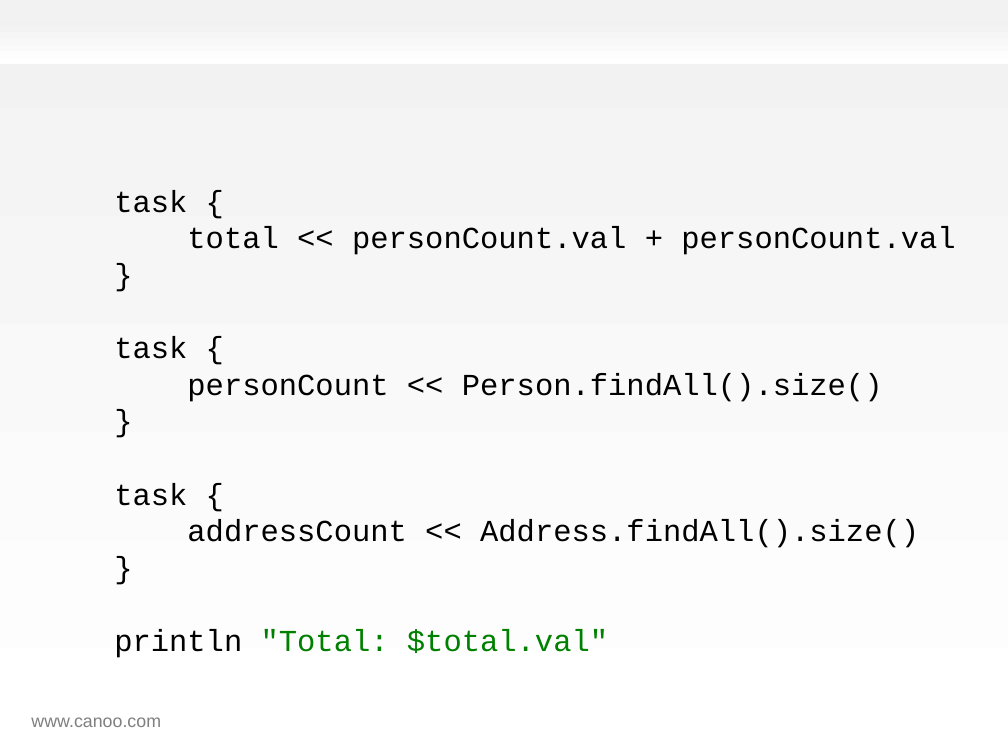
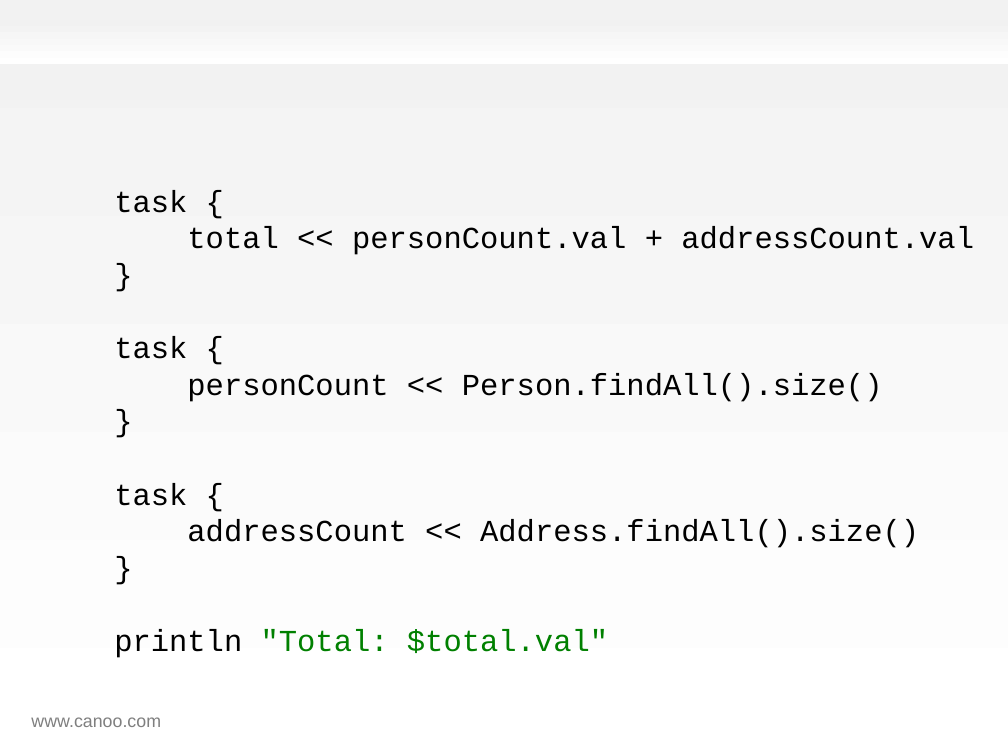
Before and after one commit to HamletDRC/presentations, a slide deck: slide 137 of effectivegroovy/effectivegroovy_gr82011.odp. Drawn at 1008x756 pixels with LibreOffice and Linux fonts; fonts in the diff are those of the drawing; background and template pictures are left out. Boxes give left, top, right and bottom in pixels: in the first picture for what was removed or moved away, otherwise in the second. Text is boxed around its words. In the diff, an @@ line names an element or a change of style, - is before the commit and + after.

```diff
--- a/effectivegroovy/effectivegroovy_gr82011.odp
+++ b/effectivegroovy/effectivegroovy_gr82011.odp
@@ text at (x1=114, y1=190, x2=974, y2=658): text changed @@
-task {
-total << personCount.val + personCount.val
-}
-task {
-personCount << Person.findAll().size()
-}
-task {
-addressCount << Address.findAll().size()
-}
-println "Total: $total.val"
+task {
+total << personCount.val + addressCount.val
+}
+task {
+personCount << Person.findAll().size()
+}
+task {
+addressCount << Address.findAll().size()
+}
+println "Total: $total.val"
```
Also in this commit, not shown: 1 other slide changed.
